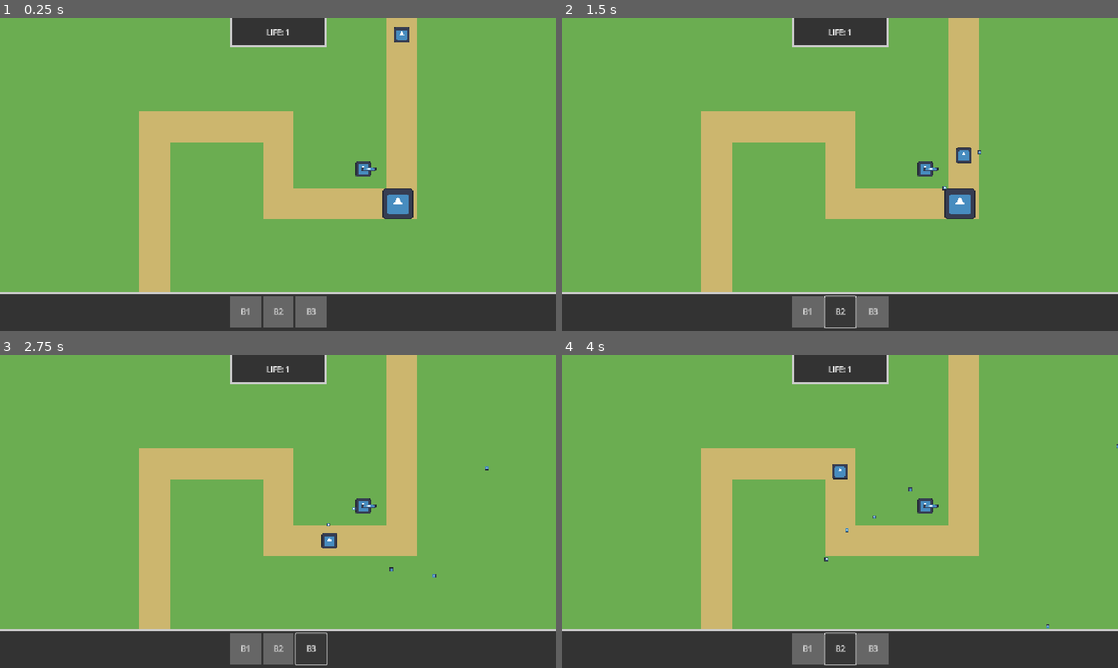
Above: before the commit, frames 1-4 (two rows, left to right).
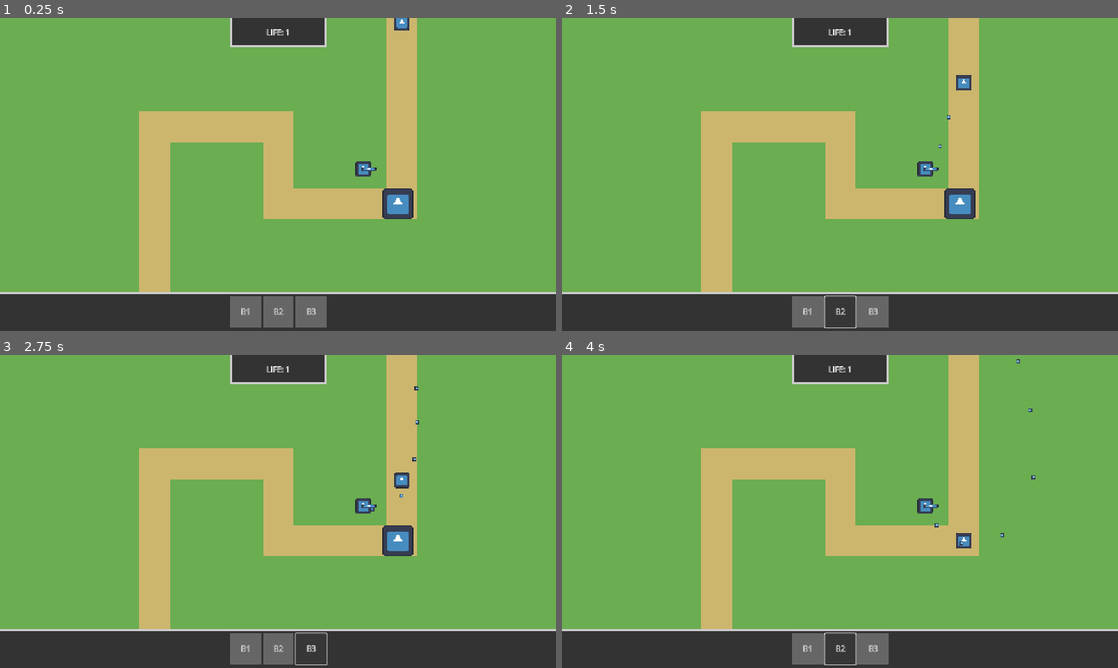
Above: after the commit, the same moments.

Repository: ToxicStarfall/hackclub-roulette-round-4
Game: Godot game, scene res://main.tscn
Same seed, same stepped clock (60 frames per second), same inputs: the game is played once before the commit and once after it. The engine's default icon, where the game draws it, is replaced by a stand-in: a white triangle on a blue panel in a dark square.
Inputs:
- Up to frame 1 (0.25 s): no input
- Up to frame 2 (1.5 s): click "B1" at 0.5 s; click "B2" at 1.25 s
- Up to frame 3 (2.75 s): click "B3" at 2 s
- Up to frame 4 (4 s): click "B1" at 2.75 s; click "B2" at 3.5 s

The runs differ from the first frame. In frame 1, 0.2% of the frame differs, in the area x 70-74%, y 0-8%; in frame 2, 0.3%; in frame 3, 0.9%, in the area x 57-88%, y 10-72%; in frame 4, 0.4%.
Error after the commit: Invalid access to property or key 'value' on a base object of type 'Nil'. (res://components/health_component.gd:17)

Commit message:
Imported and modified entity and component systems

Diff:
--- a/components/attack_component.gd
+++ b/components/attack_component.gd
@@ -8,8 +8,8 @@
 @export var projectile_damage: int = 1
 
 ## Modifiers which alter stats of default damage comp depending on current action/state.
-@export var attacks: Dictionary[String, Damage] = {}
-@export var AttackMods: Dictionary = {}
+#@export var attacks: Dictionary[String, Damage] = {}
+#@export var AttackMods: Dictionary = {}
 
 
 # Returns modified DamageComp based on current action/state
--- a/components/health_component.gd
+++ b/components/health_component.gd
@@ -21,12 +21,12 @@
 
 
 func heal(amount):
-	print(get_parent(), " healed for amount: ", amount)
+	#print(get_parent(), " healed for amount: ", amount)
 	health = min(health + amount, max_health)
 
 
 func damage(amount):
-	print(get_parent(), " damaged for amount: ", amount)
+	#print(get_parent(), " damaged for amount: ", amount)
 	health = max(health - amount, 0)
 
 	if amount > 0:
--- a/components/hitbox_component.gd
+++ b/components/hitbox_component.gd
@@ -16,13 +16,13 @@
 
 
 func _on_hitbox_area_entered(area):
-	print(area, " entered hitbox")
+	#print(area, " entered hitbox")
 	hit.emit(area.get_damage())
 
 
 func _on_hitbox_body_entered(body):
 	# Physical/Melee/Body damage here.
-	print(body, " entered hitbox")
+	#print(body, " entered hitbox")
 	if body.faction != get_parent().faction:  # Prevent damaging self
 		hit.emit(body.get_damage())
 		if body is Projectile:
--- /dev/null
+++ b/components/range_component.gd
@@ -0,0 +1,22 @@
+class_name RangeComponent
+extends Area2D
+
+
+var enemies = []
+@export var a = 0
+
+
+func _ready() -> void:
+	body_entered.connect( _on_body_entered )
+	body_exited.connect( _on_body_exited )
+	#if
+
+
+func _on_body_entered(body) -> void:
+	if body is Enemy:
+		enemies.append(body)
+
+
+func _on_body_exited(body) -> void:
+	if body is Enemy:
+		enemies.erase(body)
--- a/components/targeting_component.gd
+++ b/components/targeting_component.gd
@@ -1,13 +1,44 @@
 class_name TargetingComponent
-extends Node
+extends Area2D #extends Node
 
 enum Filter {
 	NEAREST, FARTHEST,
-	HEALTHY,
+	CLOSEST_TO_HOME, NEAREST_TO_HOME,
+	HEALTHIEST,
 	STRONGEST,
+	FASTEST,
 	# State filter
 }
 
 #@export var targets_player: bool = true
 #@export var entity_targets: Array[Entity]
-#@export var faction_targets: Array[Entity]
+#@export var faction_targets: Array[Entity.Factions]
+@export var faction_target: Entity.Factions
+@export var filters: Array[Filter] = []  ## A list of filters which determine targeting priority.[br]  0 = Highest Priority.
+var enemies_in_range = []
+#@export var a = 0
+
+
+func _ready() -> void:
+	body_entered.connect( _on_body_entered )
+	body_exited.connect( _on_body_exited )
+	#self.collision_mask = faction_target
+
+
+func _on_body_entered(body) -> void:
+	if body is Enemy:
+		enemies_in_range.append(body)
+
+
+func _on_body_exited(body) -> void:
+	if body is Enemy:
+		enemies_in_range.erase(body)
+
+
+func get_target():
+	for enemy in enemies_in_range:
+		for filter in filters:
+			pass
+		pass
+	if enemies_in_range:
+		return enemies_in_range[0]
--- a/entities/enemies/enemy.gd
+++ b/entities/enemies/enemy.gd
@@ -17,3 +17,6 @@
 #@export var chase_radius: float = 300.0
 #@export var detection_radius: float = 200.0
 #@export var follow_radius: float = 50.0
+
+func get_distance_to_home():
+	pass
--- a/entities/enemies/enemy.tscn
+++ b/entities/enemies/enemy.tscn
@@ -25,7 +25,6 @@
 collision_layer = 2
 collision_mask = 0
 script = ExtResource("1_msovg")
-faction = 2
 metadata/_custom_type_script = "uid://ci4du2v0sne0a"
 
 [node name="Sprite2D" type="Sprite2D" parent="."]
@@ -37,6 +36,7 @@
 
 [node name="HealthComponent" type="Node" parent="."]
 script = ExtResource("3_gj3y3")
+max_health = 5
 metadata/_custom_type_script = "uid://cqnbkier15avq"
 
 [node name="AttackComponent" type="Node" parent="."]
@@ -59,5 +59,5 @@
 
 [node name="FollowPath" type="Node" parent="StateMachine"]
 script = ExtResource("3_msovg")
-movement_speed = 200.0
+movement_speed = 100.0
 metadata/_custom_type_script = "uid://cpo5j3cl63n8g"
--- a/entities/entity.gd
+++ b/entities/entity.gd
@@ -3,7 +3,7 @@
 #extends Node2D
 
 enum Factions {
-	NONE, ALLIED, ENEMY
+	NONE, ALLY, ENEMY
 }
 #enum EntityTypes {
 	#BASIC,
@@ -15,7 +15,7 @@
 
 @export var faction: Factions
 
-#@export_group("Body Parts")
+@export_group("Body Parts")
 #@export var turrets: Array = []
 #@export var legs: Array = []
 
@@ -32,6 +32,7 @@
 var HitboxComp: HitboxComponent
 var HealthComp: HealthComponent
 var AttackComp: AttackComponent
+var TargetingComp: TargetingComponent
 #var MovementComp: MovementComponent
 
 
@@ -45,6 +46,7 @@
 	if has_node("HealthComponent"): HealthComp = $HealthComponent
 	if has_node("AttackComponent"): AttackComp = $AttackComponent
 	#if has_node("MovementComponent"): MovementComp = $MovementComponent
+	if has_node("TargetingComponent"): TargetingComp = $TargetingComponent
 
 	if HitboxComp:
 		HitboxComp.hit.connect( _on_hitbox_hit )
@@ -55,6 +57,8 @@
 	# 	AttackComp
 	#if MovementComp:
 		#MovementComp
+	if TargetingComp:
+		pass
 
 	add_to_group("entities")
 
@@ -89,23 +93,19 @@
 		#get_parent().score += 5
 		pass
 	#if self is Player: get_parent().game_loss()
-	else:
+	#else:
 		#await $"SparksParticles".finished
-		queue_free()
+	queue_free()
 
 
 func get_health():
 	if HealthComp: return HealthComp.health
 
-
 func get_damage():
 	if AttackComp: return AttackComp.DamageComp
-
 
 # func get_faction():
 # 	return faction
 
-
-func get_target(target_filter):
-
-	pass
+func get_new_target():
+	if TargetingComp: return TargetingComp.get_target()
--- a/entities/projectiles/basic_projectile.tscn
+++ b/entities/projectiles/basic_projectile.tscn
@@ -1,19 +1,16 @@
-[gd_scene load_steps=6 format=3 uid="uid://bwdgm3g1m85m7"]
+[gd_scene load_steps=5 format=3 uid="uid://bwdgm3g1m85m7"]
 
 [ext_resource type="Script" uid="uid://c2u8xr0rrax7t" path="res://entities/projectiles/projectile.gd" id="1_0exwr"]
 [ext_resource type="Texture2D" uid="uid://ona7fs5aqntt" path="res://icon.svg" id="2_roc4m"]
 [ext_resource type="Script" uid="uid://cqnbkier15avq" path="res://components/health_component.gd" id="3_7584f"]
-[ext_resource type="Script" uid="uid://d0y3o51r8gh1i" path="res://components/hitbox_component.gd" id="3_roc4m"]
 
 [sub_resource type="CircleShape2D" id="CircleShape2D_3uisd"]
 radius = 6.0
 
-[node name="BasicProjectile" type="CharacterBody2D"]
-collision_layer = 8
+[node name="BasicProjectile" type="Area2D"]
 collision_mask = 0
-input_pickable = true
+monitoring = false
 script = ExtResource("1_0exwr")
-metadata/_custom_type_script = "uid://cet8l1dt55dva"
 
 [node name="Sprite2D" type="Sprite2D" parent="."]
 scale = Vector2(0.063, 0.063)
@@ -22,15 +19,8 @@
 [node name="CollisionShape2D" type="CollisionShape2D" parent="."]
 shape = SubResource("CircleShape2D_3uisd")
 
-[node name="HitboxComponent" type="Area2D" parent="."]
-visible = false
-collision_layer = 8
-collision_mask = 6
-monitoring = false
-monitorable = false
-script = ExtResource("3_roc4m")
-metadata/_custom_type_script = "uid://d0y3o51r8gh1i"
-
 [node name="HealthComponent" type="Node" parent="."]
 script = ExtResource("3_7584f")
 metadata/_custom_type_script = "uid://cqnbkier15avq"
+
+[node name="VisibleOnScreenNotifier2D" type="VisibleOnScreenNotifier2D" parent="."]
--- a/entities/projectiles/projectile.gd
+++ b/entities/projectiles/projectile.gd
@@ -1,14 +1,28 @@
 class_name Projectile
-extends Entity
+#extends Entity
+extends Area2D
 
+@export var velocity: Vector2
+@export var damageable: bool = true
+var faction: Entity.Factions
+var HealthComp: HealthComponent
 
 func _ready() -> void:
-	super()
+	#super()
 	#self.body_entered.connect( _on_body_entered )
+	_setup()
+	$VisibleOnScreenNotifier2D.screen_exited.connect( func(): queue_free() )
+
+func _setup() -> void:
+	if has_node("HealthComponent"): HealthComp = $HealthComponent
+	#if HealthComp:
+		#HealthComp.health_damaged.connect( _on_health_damaged )
+		#HealthComp.health_zero.connect( _on_health_zero )
 
 
 func _physics_process(delta: float) -> void:
-	move_and_slide()
+	#move_and_slide()
+	self.position += velocity * delta
 
 
 #func _on_body_entered(body):
@@ -18,5 +32,10 @@
 
 func _on_hitbox_hit(damage):
 	if damageable:
-		HealthComp.apply_damage(damage)
+		#HealthComp.apply_damage(damage)
+		queue_free()
 	else: print(self, " is immune.")
+
+
+func get_damage():
+	if has_node("AttackComponent"): return get_node("AttackComponent").DamageComp
Not shown, added: components/range_component.gd.uid
